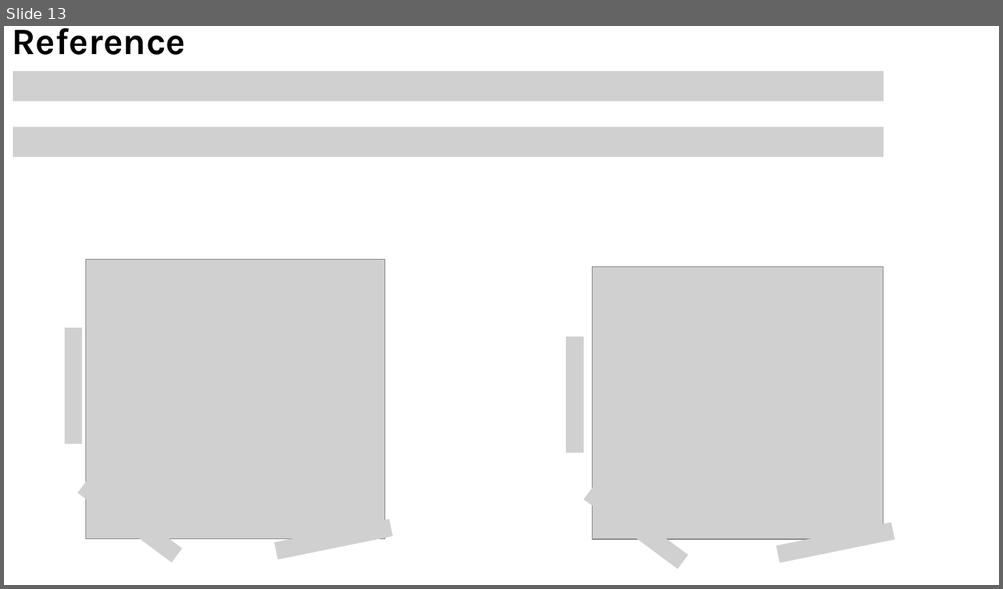
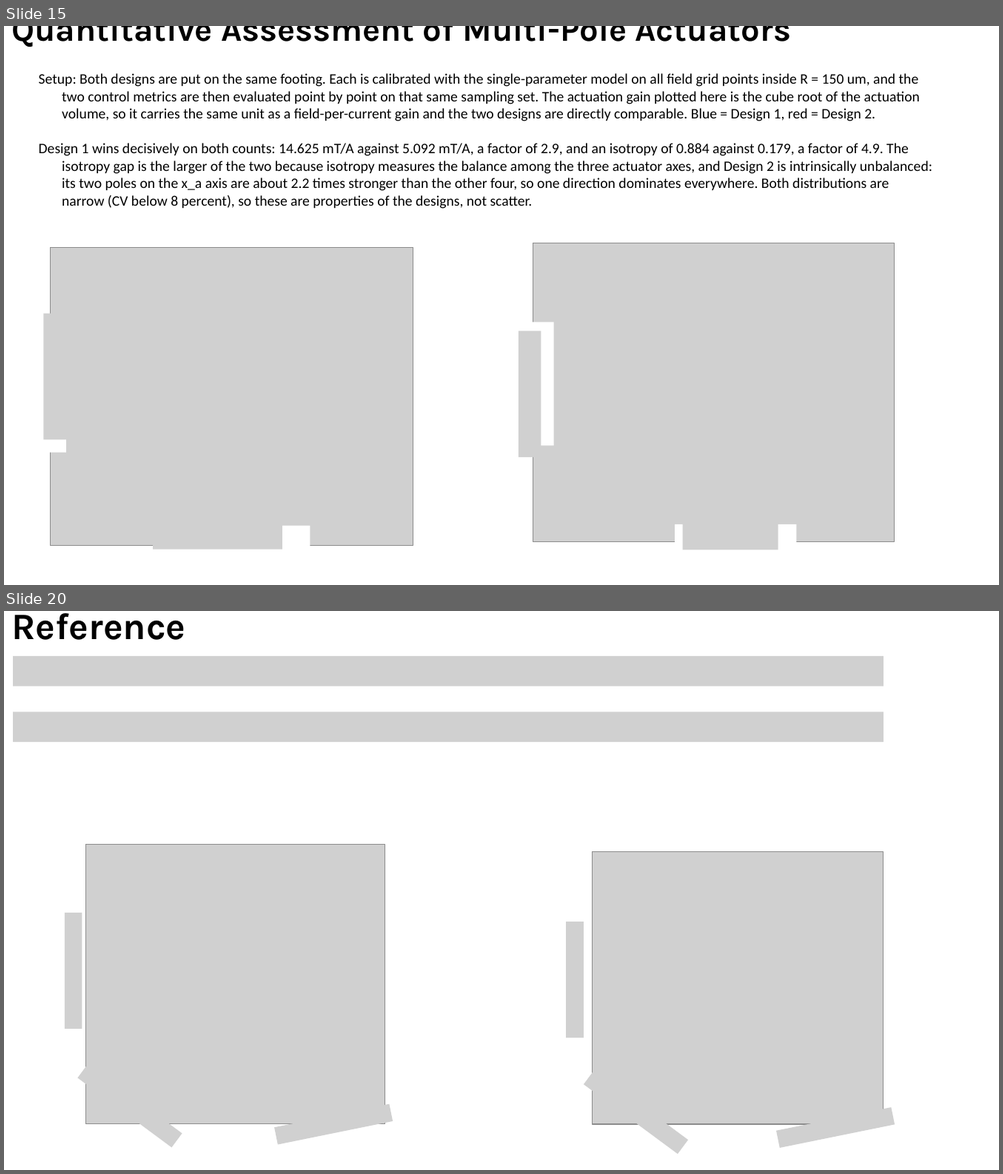
Before and after one commit to sss0933777958-afk/FEM_sim, a slide deck: magnetic_sim/ANSYS/main/figures/Paper_fig_V5.pptx. Shown one above the other, each under a label of ours: slide 13 before the commit, slides 15 and 20 after it; the slides between them are not shown. The pictures are 1003x589 and 1003x1174 pixels, drawn with LibreOffice and Linux fonts; fonts in the diff are those of the drawing; grey boxes stand for pictures. Boxes give left, top, right and bottom in pixels: in the first picture for what was removed or moved away, otherwise in the second. Text is boxed around its words. In the diff, an @@ line names an element or a change of style, - is before the commit and + after.

```diff
--- a/magnetic_sim/ANSYS/main/figures/Paper_fig_V5.pptx
+++ b/magnetic_sim/ANSYS/main/figures/Paper_fig_V5.pptx
@@ slide 15 added at box(4, 26, 999, 585), background #FFFFFF @@
@@ title added at box(11, 26, 791, 47), 32.4 pt, text #000000, bold @@
+Quantitative Assessment of Multi-Pole Actuators
@@ text added at box(39, 73, 932, 209), 14 pt, text #000000 @@
+Setup: Both designs are put on the same footing. Each is calibrated with the single-parameter model on all field grid points inside R = 150 um, and the two control metrics are then evaluated point by point on that same sampling set. The actuation gain plotted here is the cube root of the actuation volume, so it carries the same unit as a field-per-current gain and the two designs are directly comparable. Blue = Design 1, red = Design 2.
+Design 1 wins decisively on both counts: 14.625 mT/A against 5.092 mT/A, a factor of 2.9, and an isotropy of 0.884 against 0.179, a factor of 4.9. The isotropy gap is the larger of the two because isotropy measures the balance among the three actuator axes, and Design 2 is intrinsically unbalanced: its two poles on the x_a axis are about 2.2 times stronger than the other four, so one direction dominates everywhere. Both distributions are narrow (CV below 8 percent), so these are properties of the designs, not scatter.
@@ group added at box(38, 247, 413, 554): 3 pictures, 2 rectangles @@
@@ group added at box(518, 244, 893, 553): 3 pictures, 2 rectangles @@
@@ what was slide 13 is now slide 20 @@
```
Also in this commit, not shown: 9 slides changed, 6 other slides added, 33 other files.
